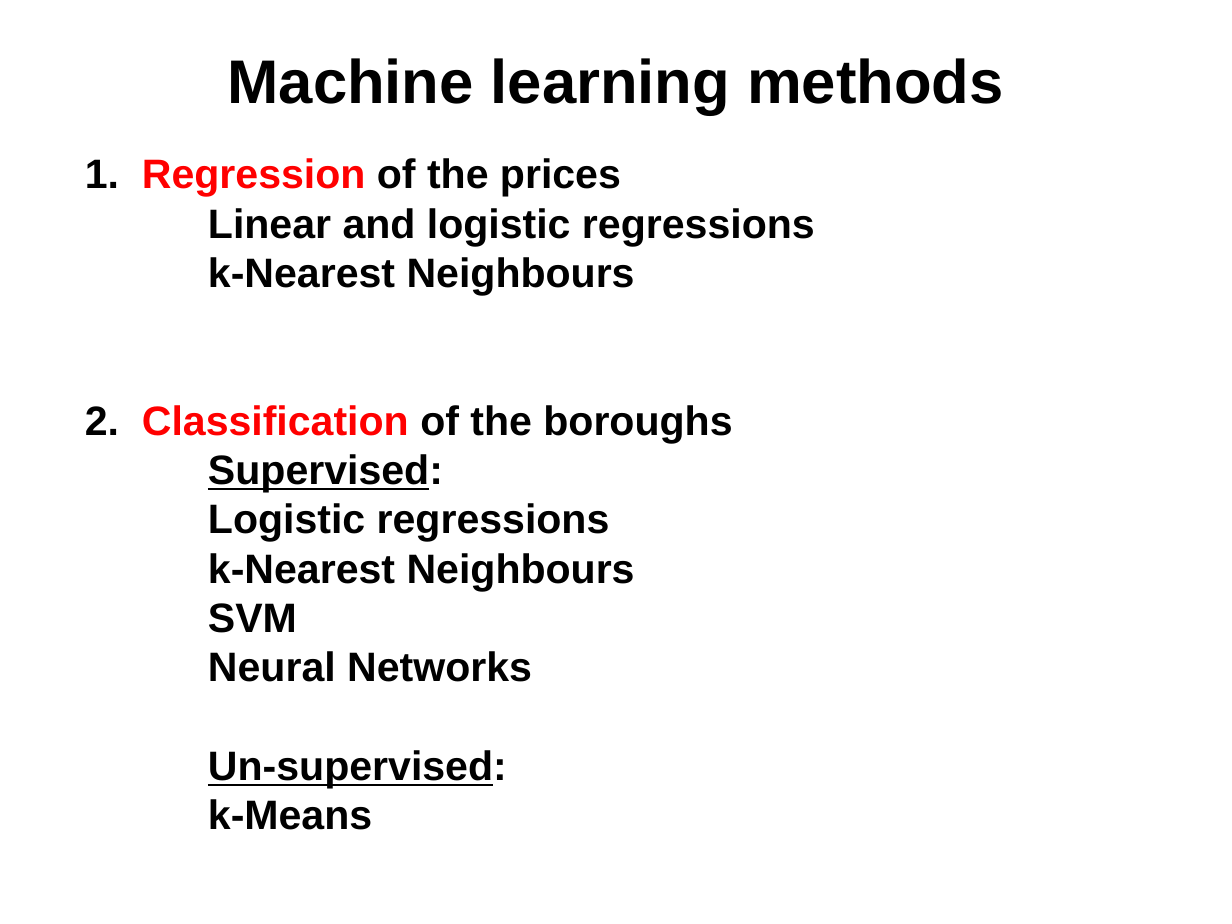
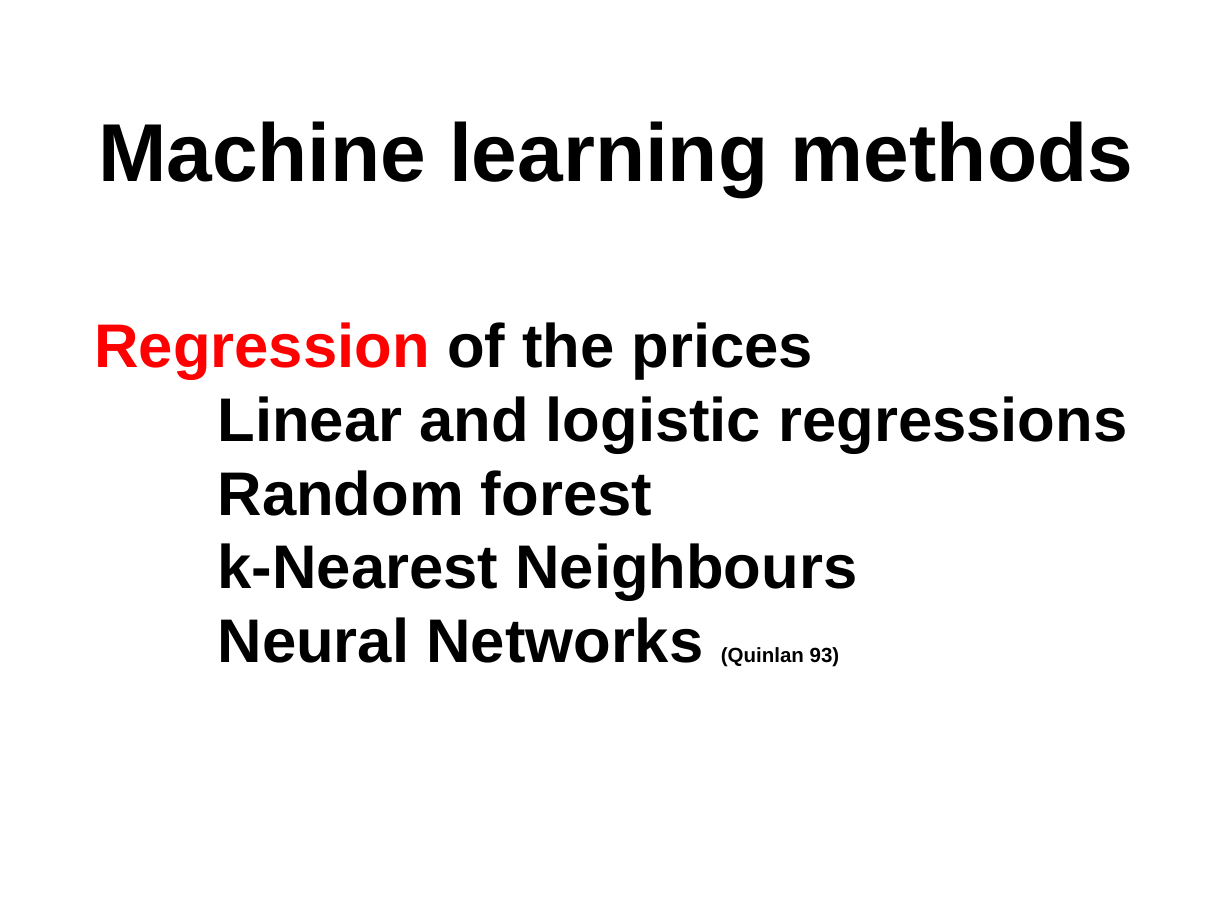
Before and after one commit to npow/centris, a slide deck: slide 4 of presentation/DaveNissanEmil2014MachineLearning.pptx. Drawn at 1232x924 pixels with LibreOffice and Linux fonts; fonts in the diff are those of the drawing. Boxes give left, top, right and bottom in pixels: in the first picture for what was removed or moved away, otherwise in the second. Text is boxed around its words. In the diff, an @@ line names an element or a change of style, - is before the commit and + after.

```diff
--- a/presentation/DaveNissanEmil2014MachineLearning.pptx
+++ b/presentation/DaveNissanEmil2014MachineLearning.pptx
@@ text "Machine learning methods": place and size @@
-text "Machine learning methods" at box(228, 58, 1004, 114)
+text "Machine learning methods" at box(98, 121, 1133, 196)
@@ text "Machine learning methods" at box(98, 121, 1133, 196): size 36 to 48 pt @@
@@ text "Regression of the prices": place and size @@
-text "Regression of the prices" at box(85, 158, 815, 830)
+text "Regression of the prices" at box(94, 322, 1127, 667)
@@ text at box(94, 322, 813, 378): text changed; size 24 to 36 pt @@
-1. Regression of the prices
+Regression of the prices
@@ text at box(218, 396, 1127, 600): size 24 to 36 pt in "Linear and logistic regressions", "k-Nearest Neighbours" @@
@@ text at box(218, 470, 652, 516): paragraph added @@
+Random forest
@@ text at box(218, 617, 840, 667): text changed; size 24 to 36 pt @@
-2. Classification of the boroughs
-Supervised:
-Logistic regressions
-k-Nearest Neighbours
-SVM
-Neural Networks
-Un-supervised:
-k-Means
+Neural Networks (Quinlan 93)
```
Also in this commit, not shown: 3 other slides changed, 1 slide added, 1 other file.
